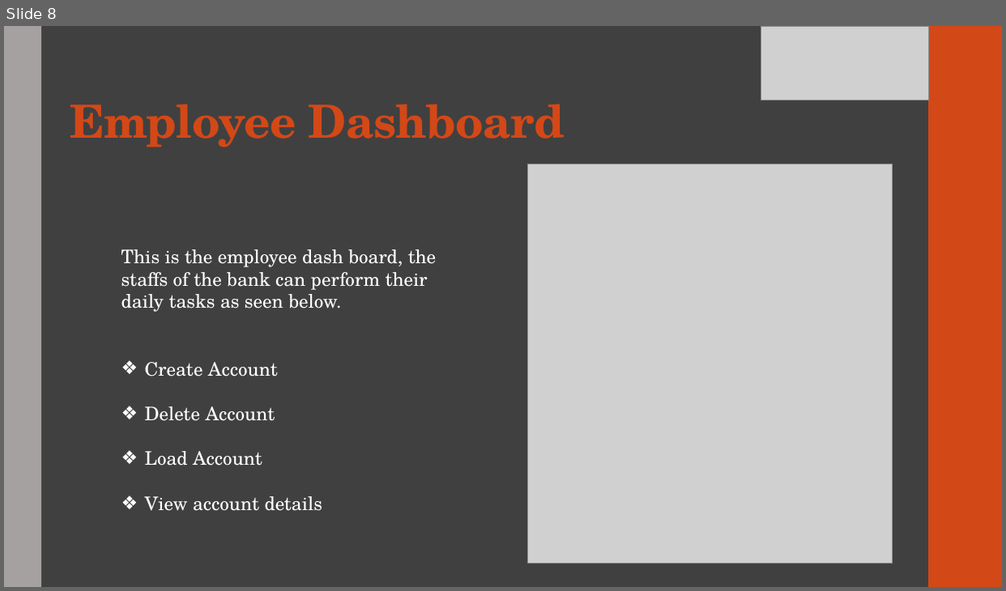
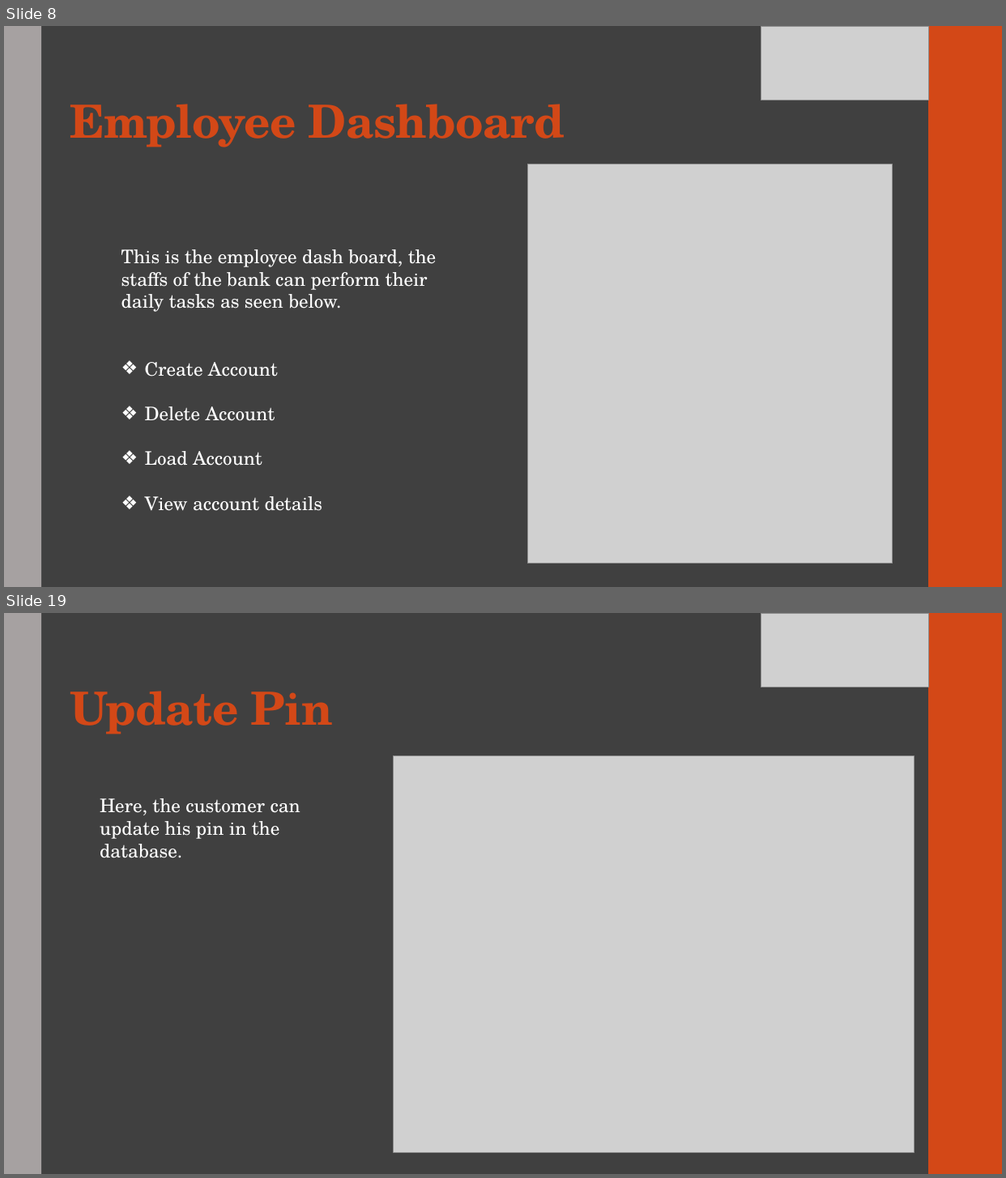
Before and after one commit to anjielayo/AZBanking, a slide deck: AZBanking presentation.pptx. Shown one above the other, each under a label of ours: slide 8 before the commit, slides 8 and 19 after it; the slides between them are not shown. The pictures are 1006x591 and 1006x1178 pixels, drawn with LibreOffice and Linux fonts; fonts in the diff are those of the drawing; grey boxes stand for pictures. Boxes give left, top, right and bottom in pixels: in the first picture for what was removed or moved away, otherwise in the second. Text is boxed around its words. In the diff, an @@ line names an element or a change of style, - is before the commit and + after.

```diff
--- a/AZBanking presentation.pptx
+++ b/AZBanking presentation.pptx
@@ slide 19 added at (4,613,1002,1174), background #404040; not listed: 2 template elements that a slide beside it also shows @@
@@ picture added at (761,613,928,687) @@
@@ title added at (70,691,333,735), 44 pt, text #D34817, bold @@
+Update Pin
@@ picture added at (394,756,914,1152) @@
@@ text added at (100,798,300,858), 18 pt, text #FFFFFF @@
+Here, the customer can update his pin in the database.
```
Also in this commit, not shown: 13 slides changed, 1 other slide added, 8 other files.
